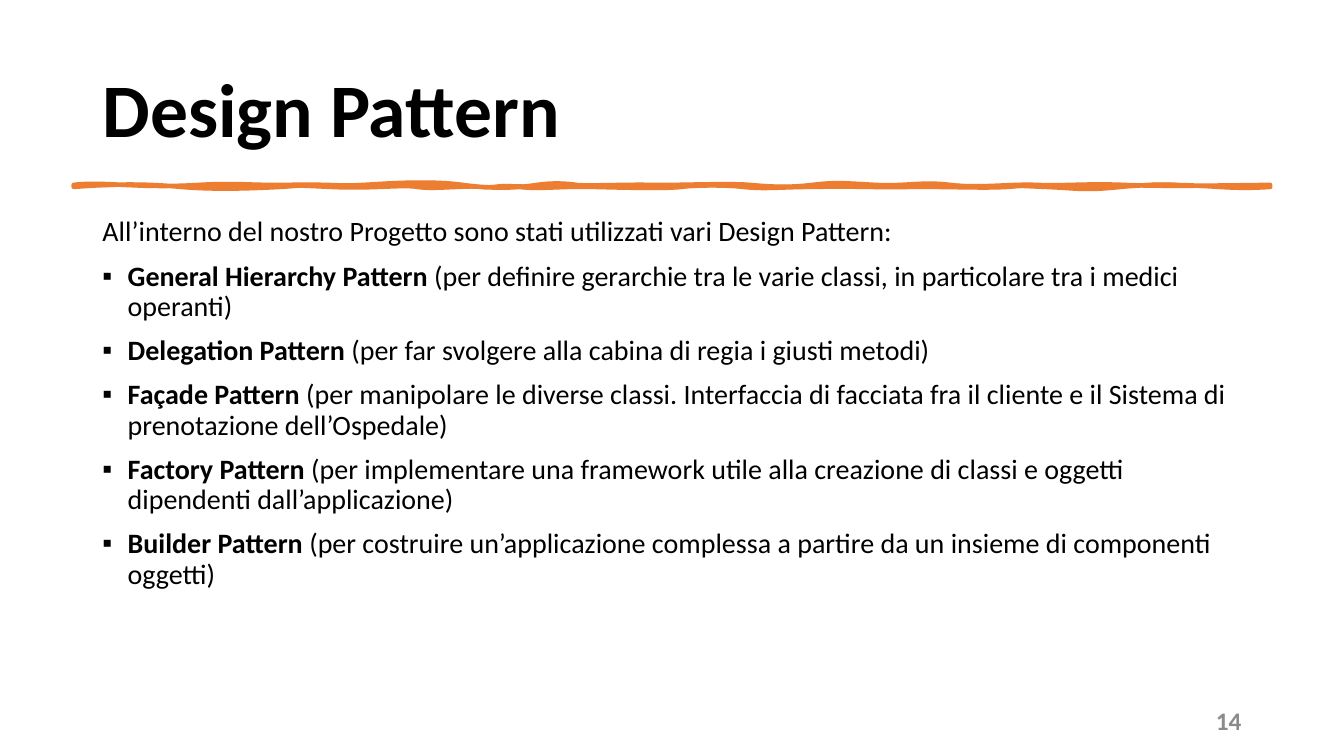
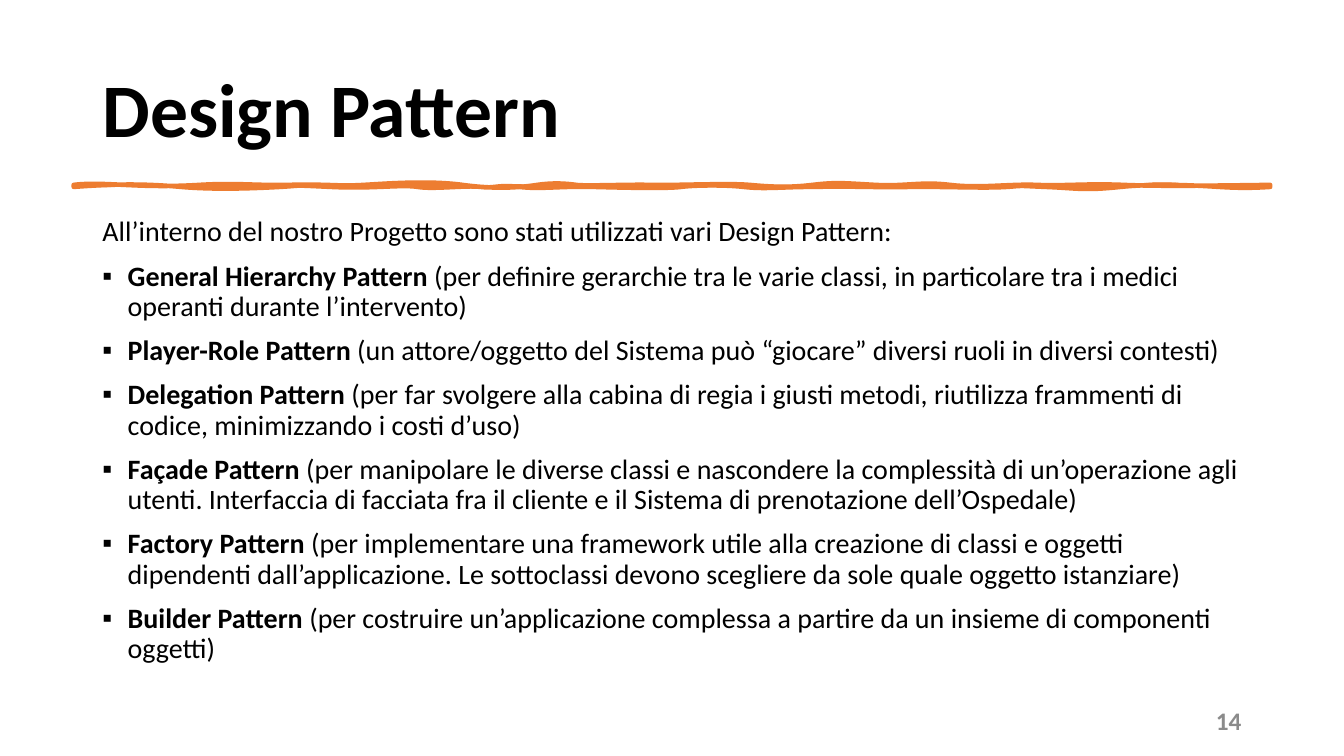
Before and after one commit to mangilimatteo/Progetto_Ingegneria_Software_Cattaneo_Mangili_Saini, a slide deck: slide 14 of Presentazione/Presentazione_Progetto.pptx. Drawn at 1344x756 pixels with LibreOffice and Linux fonts; fonts in the diff are those of the drawing. Boxes give left, top, right and bottom in pixels: in the first picture for what was removed or moved away, otherwise in the second. Text is boxed around its words. In the diff, an @@ line names an element or a change of style, - is before the commit and + after.

Commit message:
Update Presentazione
Correzione Design patterns, SOFTWARE Life Cycle e Qualità del software

```diff
--- a/Presentazione/Presentazione_Progetto.pptx
+++ b/Presentazione/Presentazione_Progetto.pptx
@@ text at <box>128,265,1237,589</box>: text changed @@
-▪ General Hierarchy Pattern (per definire gerarchie tra le varie classi, in particolare tra i medici operanti)
-▪ Delegation Pattern (per far svolgere alla cabina di regia i giusti metodi)
-▪ Façade Pattern (per manipolare le diverse classi. Interfaccia di facciata fra il cliente e il Sistema di prenotazione dell’Ospedale)
-▪ Factory Pattern (per implementare una framework utile alla creazione di classi e oggetti dipendenti dall’applicazione)
+▪ General Hierarchy Pattern (per definire gerarchie tra le varie classi, in particolare tra i medici operanti durante l’intervento)
+▪ Player-Role Pattern (un attore/oggetto del Sistema può “giocare” diversi ruoli in diversi contesti)
+▪ Delegation Pattern (per far svolgere alla cabina di regia i giusti metodi, riutilizza frammenti di codice, minimizzando i costi d’uso)
+▪ Façade Pattern (per manipolare le diverse classi e nascondere la complessità di un’operazione agli utenti. Interfaccia di facciata fra il cliente e il Sistema di prenotazione dell’Ospedale)
+▪ Factory Pattern (per implementare una framework utile alla creazione di classi e oggetti dipendenti dall’applicazione. Le sottoclassi devono scegliere da sole quale oggetto istanziare)
```
Also in this commit, not shown: 3 other slides changed.
